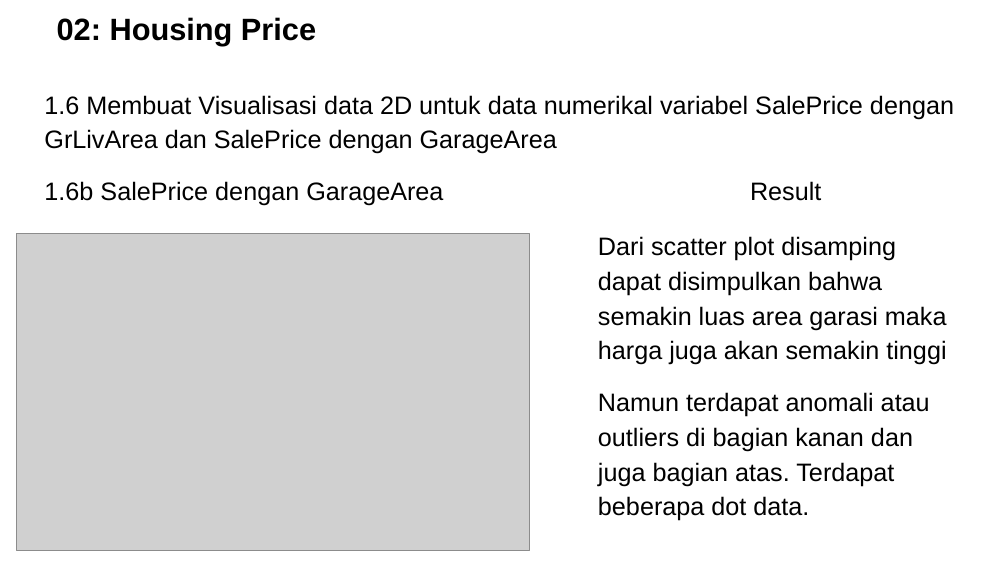
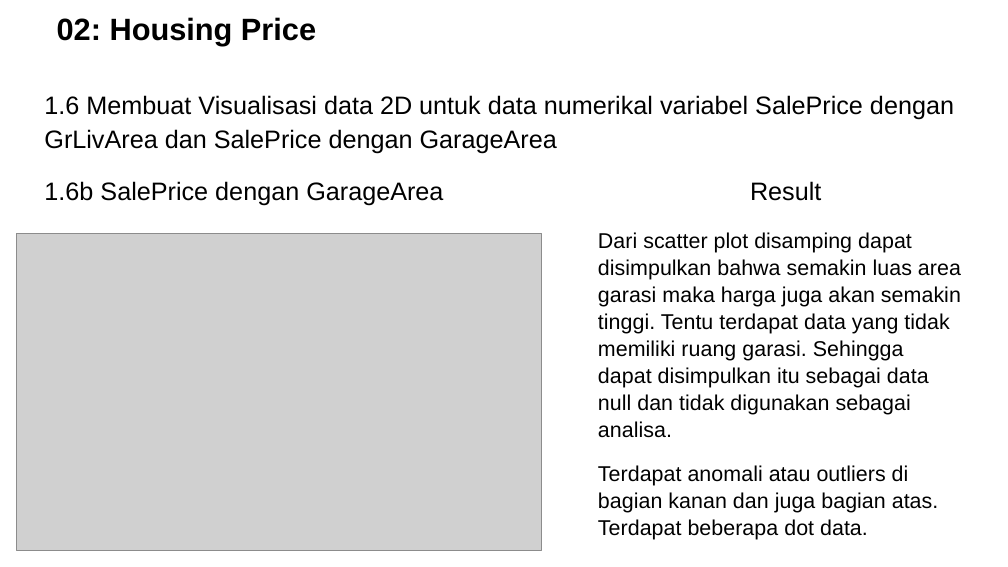
Before and after one commit to wendykusman/ProjectDataScience, a slide deck: slide 27 of DataScienceProject -Wendy Kusman.pptx. Drawn at 1008x567 pixels with LibreOffice and Linux fonts; fonts in the diff are those of the drawing; grey boxes stand for pictures; background and template pictures are left out. Boxes give left, top, right and bottom in pixels: in the first picture for what was removed or moved away, otherwise in the second. Text is boxed around its words. In the diff, an @@ line names an element or a change of style, - is before the commit and + after.

```diff
--- a/DataScienceProject -Wendy Kusman.pptx
+++ b/DataScienceProject -Wendy Kusman.pptx
@@ picture: place and size @@
-picture at [17,234,529,550]
+picture at [17,234,542,550]
@@ text at [598,232,961,540]: text changed; size 18 to 15.3 pt @@
-Dari scatter plot disamping dapat disimpulkan bahwa semakin luas area garasi maka harga juga akan semakin tinggi
-Namun terdapat anomali atau outliers di bagian kanan dan juga bagian atas. Terdapat beberapa dot data.
+Dari scatter plot disamping dapat disimpulkan bahwa semakin luas area garasi maka harga juga akan semakin tinggi. Tentu terdapat data yang tidak memiliki ruang garasi. Sehingga dapat disimpulkan itu sebagai data null dan tidak digunakan sebagai analisa.
+Terdapat anomali atau outliers di bagian kanan dan juga bagian atas. Terdapat beberapa dot data.
```
Also in this commit, not shown: 8 other slides changed, 7 slides added, 2 slides removed.
